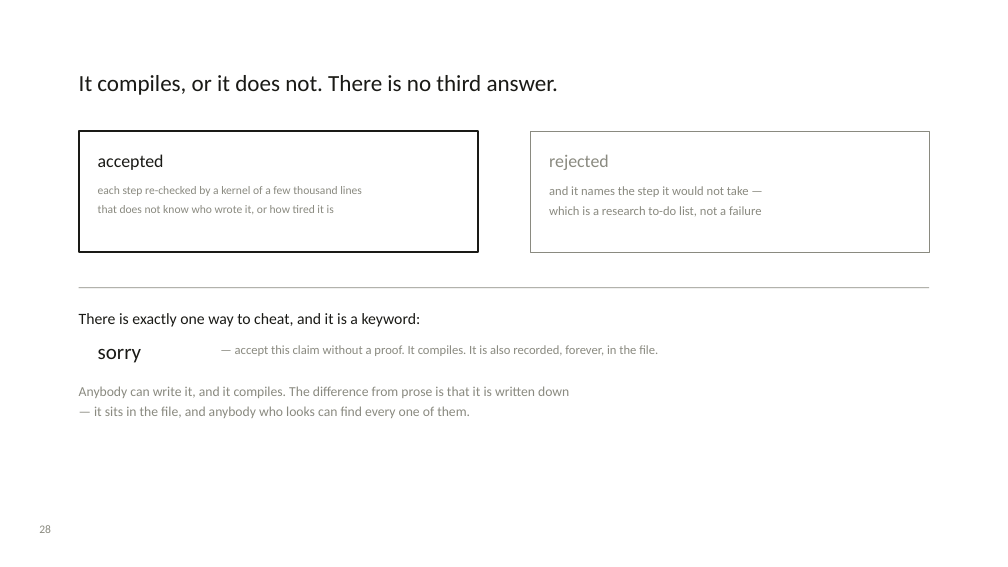
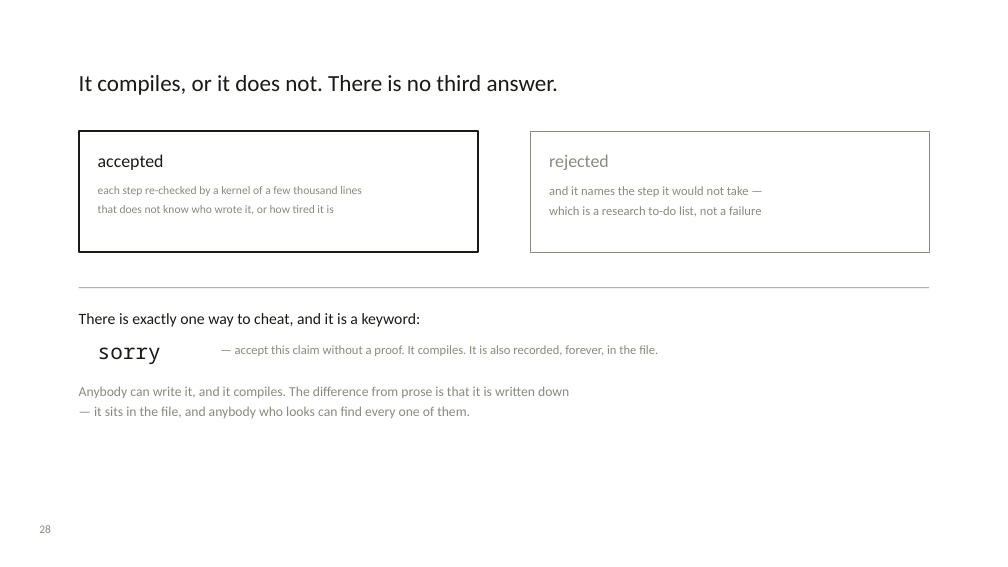
Before and after one commit to EugeneLIU2000/AgtXIv, a slide deck: slide 7 of slides/chain-build/aqa-generated.pptx. Drawn at 1008x567 pixels with LibreOffice and Linux fonts; fonts in the diff are those of the drawing. Boxes give left, top, right and bottom in pixels: in the first picture for what was removed or moved away, otherwise in the second. Text is boxed around its words. In the diff, an @@ line names an element or a change of style, - is before the commit and + after.

```diff
--- a/slides/chain-build/aqa-generated.pptx
+++ b/slides/chain-build/aqa-generated.pptx
@@ text "sorry" at (98, 347, 161, 364): font Calibri to Noto Sans Mono @@
```
Also in this commit, not shown: 4 other slides changed, 8 other files.
